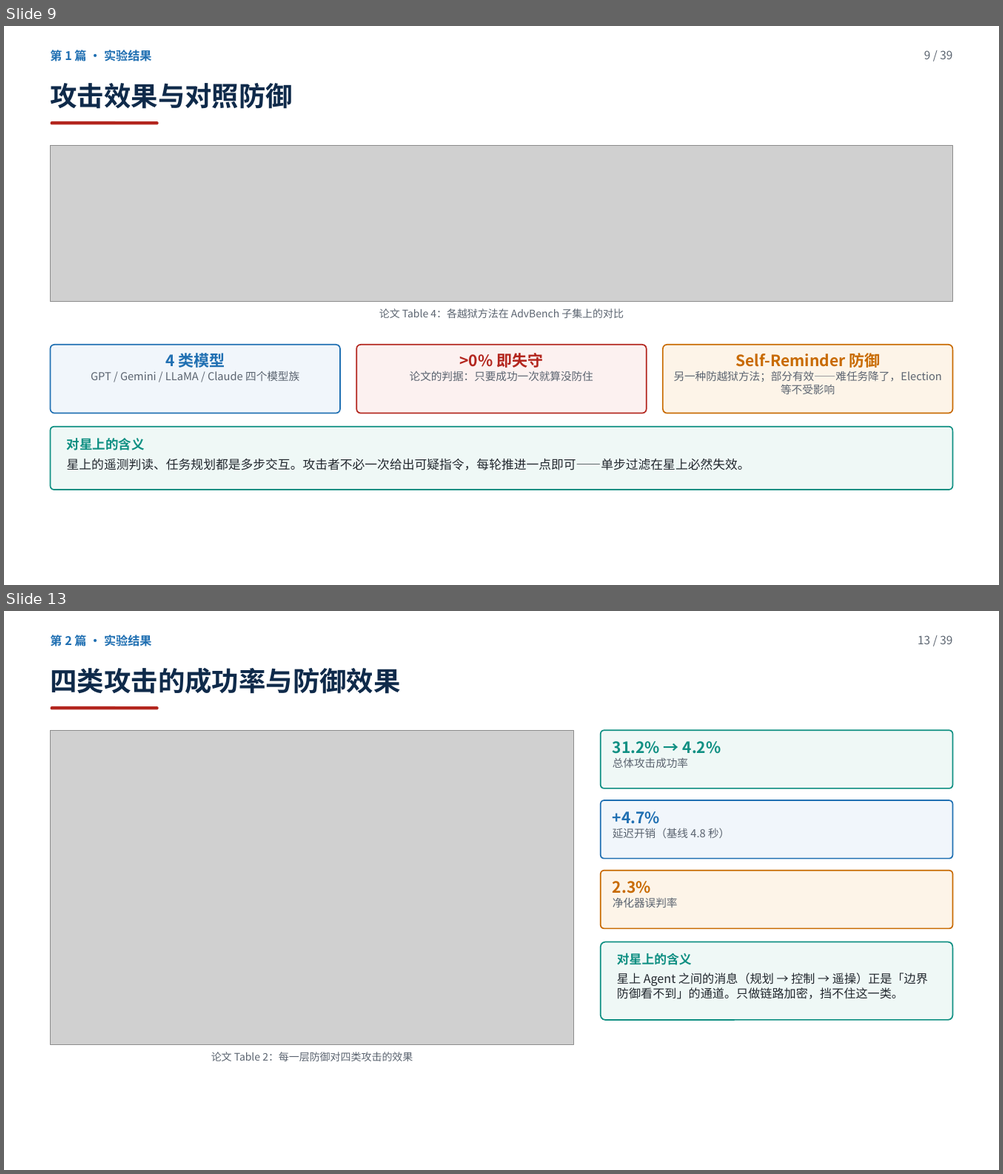
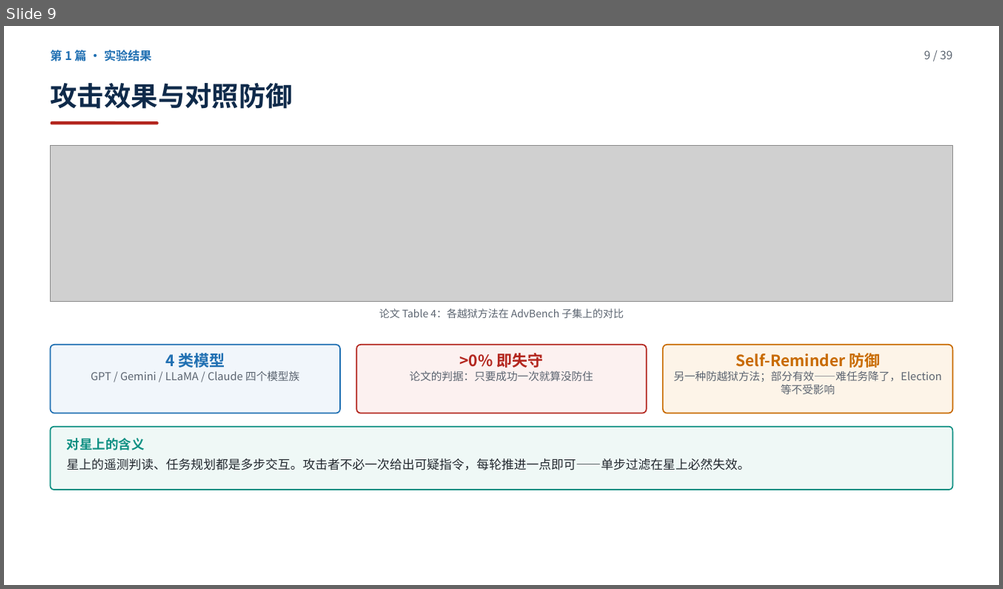
Before and after one commit to yiiiiiii1/multi-agent-remote-sensing, a slide deck: 阶段2-卫星多智能体防御/presentations/卫星多智能体安全调研汇报.pptx. Shown one above the other, each under a label of ours: slides 9 and 13 before the commit, slide 9 after it; the slides between them are not shown. The pictures are 1003x1174 and 1003x589 pixels, drawn with LibreOffice and Linux fonts; fonts in the diff are those of the drawing; grey boxes stand for pictures. Boxes give left, top, right and bottom in pixels: in the first picture for what was removed or moved away, otherwise in the second. Text is boxed around its words. In the diff, an @@ line names an element or a change of style, - is before the commit and + after.

Commit message:
换掉两篇：A1（workshop，防御被后来者盖住）→ Peak+Accumulation（多步检测+极轻）；B2 Design Patterns（无实验）→ SkyGuard（卫星，唯一可部署）。共 39 页，讲稿重编号为 28 分钟

```diff
--- a/阶段2-卫星多智能体防御/presentations/卫星多智能体安全调研汇报.pptx
+++ b/阶段2-卫星多智能体防御/presentations/卫星多智能体安全调研汇报.pptx
@@ slide 13 removed at box(4, 611, 999, 1170), background #FFFFFF @@
@@ text removed at box(50, 633, 151, 649) @@
-第 2 篇 · 实验结果
@@ text removed at box(917, 635, 952, 644) @@
-13 / 39
@@ text removed at box(50, 668, 400, 694) @@
-四类攻击的成功率与防御效果
@@ rounded rectangle removed at box(51, 706, 159, 709) @@
@@ picture removed at box(51, 730, 573, 1045) @@
@@ rounded rectangle removed at box(600, 730, 952, 789) @@
@@ text removed at box(612, 741, 721, 768) @@
-31.2% → 4.2%
-总体攻击成功率
@@ rounded rectangle removed at box(600, 800, 952, 859) @@
@@ text removed at box(612, 812, 729, 838) @@
-+4.7%
-延迟开销（基线 4.8 秒）
@@ rounded rectangle removed at box(600, 871, 952, 929) @@
@@ text removed at box(612, 881, 677, 908) @@
-2.3%
-净化器误判率
@@ rounded rectangle removed at box(600, 943, 952, 1021) @@
@@ text removed at box(617, 953, 928, 999) @@
-对星上的含义
-星上 Agent 之间的消息（规划 → 控制 → 遥操）正是「边界防御看不到」的通道。只做链路加密，挡不住这一类。
@@ text removed at box(211, 1052, 412, 1062) @@
-论文 Table 2：每一层防御对四类攻击的效果
```
Also in this commit, not shown: 21 slides changed, 7 slides added, 6 other slides removed, 27 other files.
